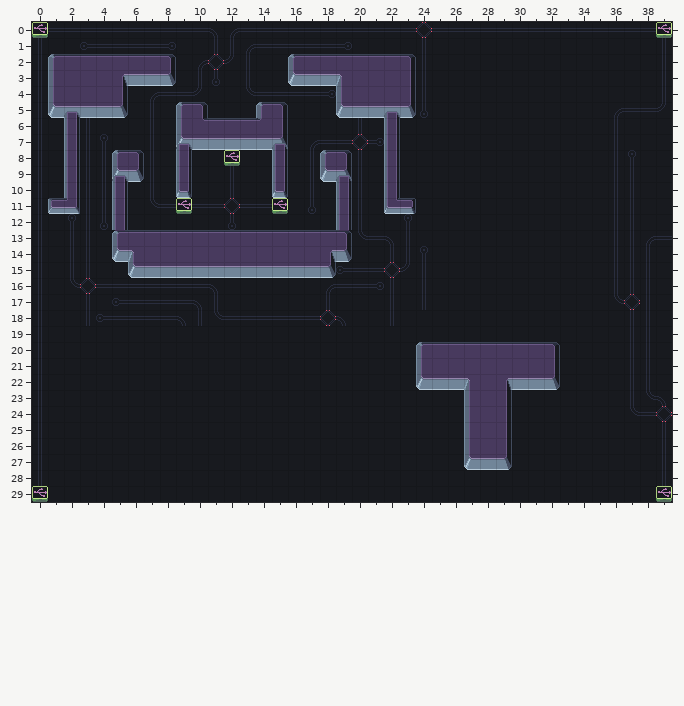
Tiled map (JSON): public/maps/level1.json. Above, as it was before the edit.
Cells are 16x16 px. Shown: x 0..39, y 0..29.
The result:
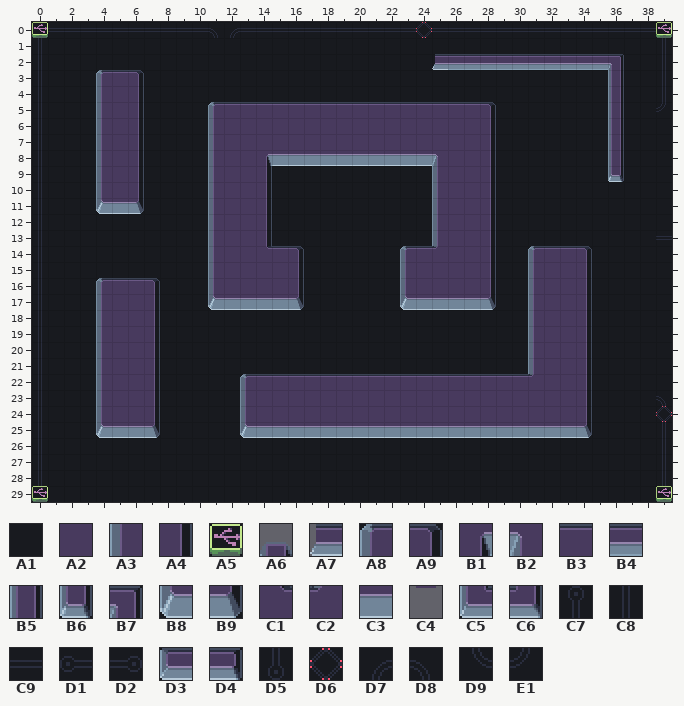
Key: from "level1_tiles": A1 1, A2 2, A3 3, A4 4, A5 5, A6 7, A7 9, A8 17, A9 18, B1 19, B2 20, B3 21, B4 22, B5 23, B6 24, B7 26, B8 33, B9 34, C1 35, C2 36, C3 37, C4 39, C5 41, C6 42, C7 48, C8 49, C9 50, D1 51, D2 52, D3 53, D4 54, D5 64, D6 65, D7 66, D8 67, D9 82, E1 83.
__ is an empty cell, ## one hidden under a higher layer.
Tiles replaced or removed in this view: A1, A2, A3, A4, A5, A6, A8, A9, B1, B2, B3, B5, B6, B8, B9, C1, C2, C3, C4, C5, C6, C7, C8, C9, D1, D2, D3, D4, D5, D6, D7, D8, D9, E1.
The commit says: Updated map and core location
Changes in this commit:
Changed rows in their new state; .. is an unchanged cell.
Layer "base":
first column x 1:
 1 .. .. A1 A1 A1 A1 A1 A1 .. .. A1 A1 A1 A1 A1 A1 A1 A1 A1 .. .. .. .. A1 .. .. .. .. .. .. .. .. .. .. .. .. .. ..
 2 A1 A1 A1 A1 A1 A1 A1 A1 .. A1 A1 A1 A1 .. .. A1 A1 A1 A1 A1 A1 A1 A1 A1 .. B4 B4 B4 B4 B4 B4 B4 B4 B4 B4 B7 .. ..
 3 A1 A1 A1 A8 B3 A9 A1 A1 .. A1 A1 .. A1 .. .. A1 A1 A1 A1 A1 A1 A1 A1 A1 .. .. .. .. .. .. .. .. .. .. .. B5 .. ..
 4 A1 A1 A1 A3 A2 A4 A1 A1 A1 A1 .. .. A1 A1 A1 A1 A1 A1 A1 A1 A1 A1 A1 A1 .. .. .. .. .. .. .. .. .. .. .. B5 .. ..
 5 A1 A1 A1 A3 A2 A4 A1 .. A1 A1 A8 B3 B3 B3 B3 B3 B3 B3 B3 B3 B3 B3 B3 B3 B3 B3 B3 A9 .. .. .. .. .. .. .. B5 A1 A1
 6 .. A1 A1 A3 A2 A4 A1 .. A1 A1 A3 A2 A2 A2 A2 A2 A2 A2 A2 A2 A2 A2 A2 A2 A2 A2 A2 A4 .. .. .. .. .. .. .. B5 .. ..
 7 .. A1 A1 A3 A2 A4 A1 .. A1 A1 A3 A2 A2 A2 A2 A2 A2 A2 A2 A2 A2 A2 A2 A2 A2 A2 A2 A4 .. .. .. .. .. .. .. B5 .. ..
 8 .. A1 A1 A3 A2 A4 A1 .. A1 .. A3 A2 A2 B1 C3 C3 C3 C3 C3 C3 C3 C3 C3 C3 B2 A2 A2 A4 .. .. .. .. .. .. .. B5 A1 ..
 9 .. A1 A1 A3 A2 A4 A1 .. A1 .. A3 A2 A2 A4 A1 .. A1 A1 A1 A1 .. A1 .. .. A3 A2 A2 A4 .. .. .. .. .. .. .. ## A1 ..
10 .. A1 A1 A3 A2 A4 A1 .. A1 .. A3 A2 A2 A4 A1 .. A1 .. A1 A1 .. A1 .. .. A3 A2 A2 A4 .. .. .. .. .. .. .. A1 A1 ..
11 A1 A1 A1 B8 C3 B9 A1 A1 A1 A1 A3 A2 A2 A4 A1 .. A1 .. A1 A1 .. A1 A1 .. A3 A2 A2 A4 .. .. .. .. .. .. .. A1 A1 ..
12 .. A1 A1 A1 A1 .. .. .. .. .. A3 A2 A2 A4 .. .. .. .. A1 A1 .. .. A1 .. A3 A2 A2 A4 .. .. .. .. .. .. .. A1 A1 ..
13 .. A1 A1 .. A1 A1 A1 A1 A1 A1 A3 A2 A2 A4 A1 A1 A1 A1 A1 A1 A1 A1 A1 .. A3 A2 A2 A4 .. .. .. .. .. .. .. A1 A1 A1
14 .. A1 A1 .. A1 A1 A1 A1 A1 A1 A3 .. .. C1 B3 A9 A1 A1 A1 .. .. A1 A8 B3 C2 A2 A2 A4 .. .. A8 B3 B3 A9 .. A1 A1 A1
15 .. A1 A1 .. .. A1 A1 A1 A1 A1 A3 A2 A2 A2 A2 A4 A1 A1 A1 A1 A1 A1 A3 A2 A2 A2 A2 A4 .. .. A3 A2 A2 A4 .. A1 A1 A1
16 .. A1 A1 A8 B3 B3 A9 A1 A1 A1 A3 A2 A2 A2 A2 A4 .. A1 A1 A1 A1 A1 A3 A2 A2 A2 A2 A4 .. .. A3 A2 A2 A4 .. A1 A1 A1
17 .. .. A1 A3 A2 A2 A4 A1 A1 A1 B8 C3 C3 C3 C3 B9 .. A1 .. .. .. A1 B8 C3 C3 C3 C3 B9 .. .. A3 A2 A2 A4 .. A1 A1 A1
18 .. .. A1 A3 A2 A2 A4 A1 A1 A1 A1 A1 A1 A1 A1 A1 A1 A1 A1 .. .. A1 .. .. .. .. .. .. .. .. A3 A2 A2 A4 .. .. A1 A1
19 .. .. .. A3 A2 A2 A4 .. .. .. .. .. .. .. .. .. .. .. .. .. .. .. .. .. .. .. .. .. .. .. A3 A2 A2 A4 .. .. A1 A1
20 .. .. .. A3 A2 A2 A4 .. .. .. .. .. .. .. .. .. .. .. .. .. .. .. .. A1 A1 A1 A1 A1 A1 A1 A3 A2 A2 A4 .. .. A1 A1
21 .. .. .. A3 A2 A2 A4 .. .. .. .. .. .. .. .. .. .. .. .. .. .. .. .. A1 A1 A1 A1 A1 A1 A1 A3 A2 A2 A4 .. .. A1 A1
22 .. .. .. A3 A2 A2 A4 .. .. .. .. .. A8 B3 B3 B3 B3 B3 B3 B3 B3 B3 B3 B3 B3 B3 B3 B3 B3 B3 C2 A2 A2 A4 .. .. A1 A1
23 .. .. .. A3 A2 A2 A4 .. .. .. .. .. A3 A2 A2 A2 A2 A2 A2 A2 A2 A2 A2 A2 A2 A2 A2 .. A2 A2 A2 A2 A2 A4 .. .. A1 A1
24 .. .. .. A3 A2 A2 A4 .. .. .. .. .. A3 A2 A2 A2 A2 A2 A2 A2 A2 A2 A2 A2 A2 A2 A2 .. A2 A2 A2 A2 A2 A4 .. .. A1 A1
25 .. .. .. B8 C3 C3 B9 .. .. .. .. .. B8 C3 C3 C3 C3 C3 C3 C3 C3 C3 C3 C3 C3 C3 C3 C3 C3 C3 C3 C3 C3 B9 .. .. .. ..
26 .. .. .. .. .. .. .. .. .. .. .. .. .. .. .. .. .. .. .. .. .. .. .. .. .. .. A1 A1 A1 .. .. .. .. .. .. .. .. ..
27 .. .. .. .. .. .. .. .. .. .. .. .. .. .. .. .. .. .. .. .. .. .. .. .. .. .. A1 A1 A1 .. .. .. .. .. .. .. .. ..
Layer "above1":
first column x 2:
 2 .. .. .. .. .. .. .. .. .. .. .. .. .. .. .. .. .. .. .. .. .. .. .. A7 .. .. .. .. .. .. .. .. .. .. ..
 5 __ .. .. .. .. .. .. .. .. .. .. .. .. .. .. .. .. .. .. .. __ .. .. .. .. .. .. .. .. .. .. .. .. .. ..
 7 .. .. .. .. .. .. .. __ .. .. .. .. .. __ .. .. .. .. .. .. .. .. .. .. .. .. .. .. .. .. .. .. .. .. ..
 9 .. .. .. __ .. .. .. .. .. .. .. .. .. .. .. .. .. __ .. .. .. .. .. .. .. .. .. .. .. .. .. .. .. .. B6
first column x 5:
13 __ .. .. .. .. .. .. .. .. .. .. .. .. .. __
